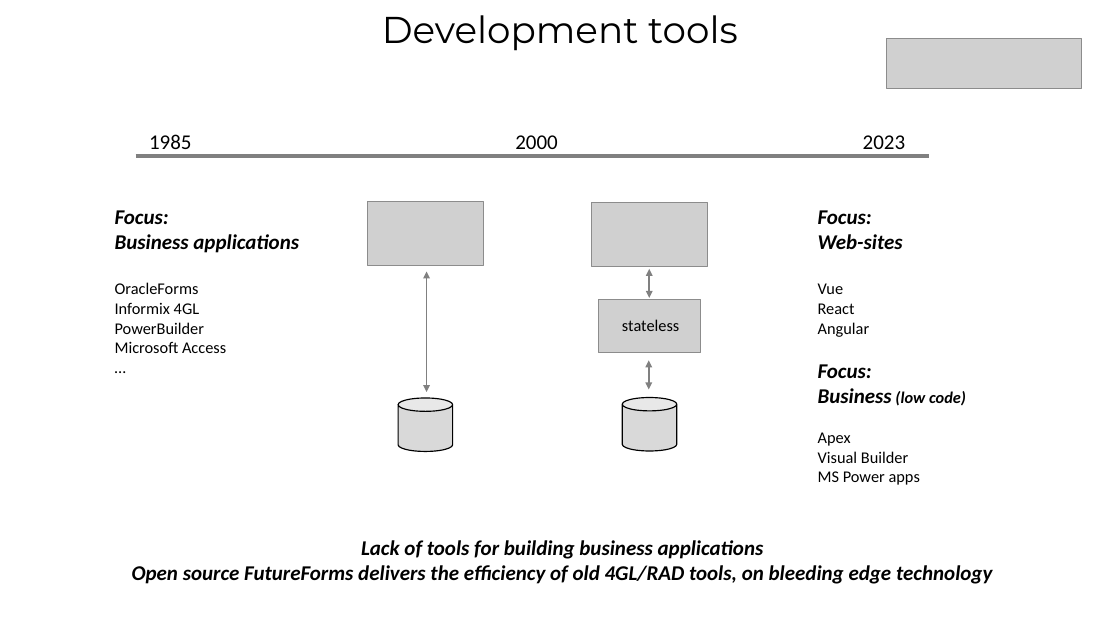
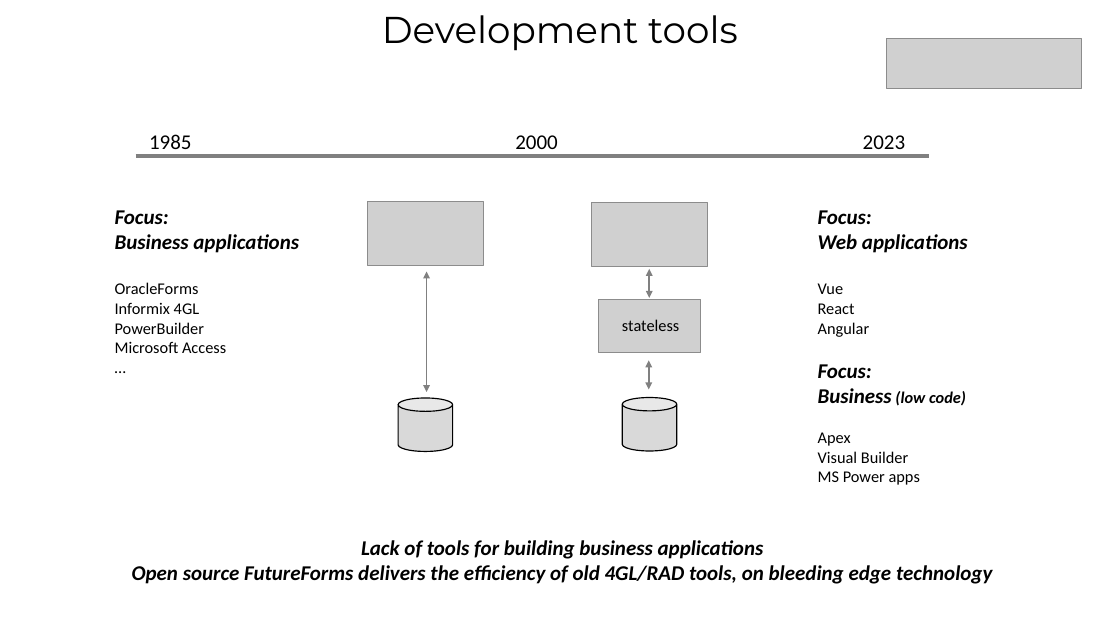
Before and after one commit to ahoeffner/forms42test, a slide deck: slide 3 of Trottinhg.pptx. Drawn at 1120x630 pixels with LibreOffice and Linux fonts; fonts in the diff are those of the drawing; grey boxes stand for pictures. Boxes give left, top, right and bottom in pixels: in the first picture for what was removed or moved away, otherwise in the second. Text is boxed around its words. In the diff, an @@ line names an element or a change of style, - is before the commit and + after.

```diff
--- a/Trottinhg.pptx
+++ b/Trottinhg.pptx
@@ text at [818, 234, 968, 253]: text changed @@
-Web-sites
+Web applications
```
Also in this commit, not shown: 4 other slides changed.
